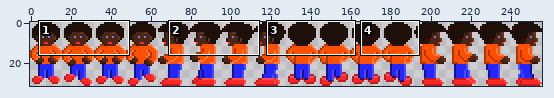
Edited in one commit: sprite sheet (Assets/Man.png). The picture above shows the old version from afar; the outline marks the close-up.
Close-up. Before:
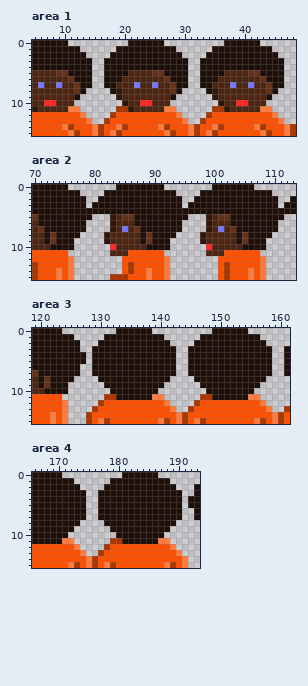
The file is 256x32 pixels. Shown: area 1: x 5..48, y 0..15; area 2: x 70..113, y 0..15; area 3: x 119..161, y 0..15; area 4: x 166..193, y 0..15. The commit also changed other parts of the picture, which this record leaves out.
And afterwards:
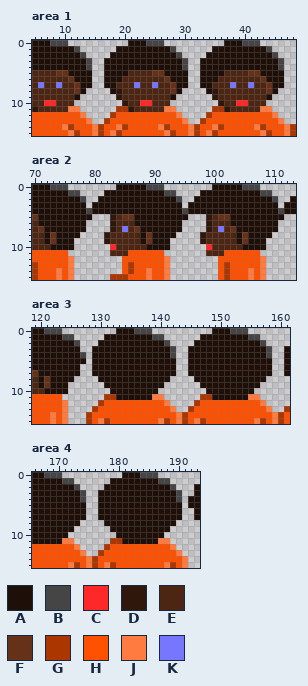
Palette (. is transparent): A #1e0f08  B #454545  C #ff2828  D #2f170c  E #4c2513  F #653119  G #ab3600  H #ff5000  J #ff7b3f  K #7676ff
What changed:
Area 1:
The edit turns colour A into colour B in row 0 at x 8 to 10, 24 to 26 and 40 to 42; in row 1 at x 12, 28 and 44; in row 2 at x 13, 29 and 45; in rows 3 to 4 at x 14, 30 and 46.
Area 2:
There is now colour B in row 0 at x 107.
The edit turns colour A into colour B in row 0 at x 73 to 75, 89 to 91 and 105 to 106; in row 1 at x 76 to 77, 92 to 93 and 108 to 109; in row 2 at x 78, 94 and 110; in row 4 at x 79, 95 and 111.
Area 3:
The edit turns colour A into colour B in row 0 at x 121 to 123, 136 to 138 and 152 to 154; in row 1 at x 124 to 125, 139 to 140 and 155 to 156; in row 2 at x 126, 141 and 157; in row 3 at x 142 and 158; in row 4 at x 127, 142 and 158.
Area 4:
The edit turns colour A into colour B in row 0 at x 168 to 170 and 184 to 186; in row 1 at x 171 to 172 and 187 to 188; in row 2 at x 173 and 189; in rows 3 to 4 at x 174 and 190.
